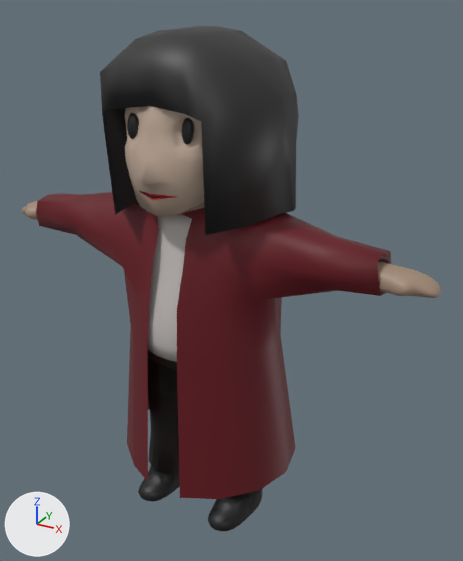
Before and after pictures for a commit that changed the Blender file game/characters/player/models/f/mc girl.blend.
Camera for both pictures: a camera (50 mm lens) standing at (2.05, -3.41, 0.31) and looking at (0.17, 0.0, -1.39). Every picture has the same lights, and +X, +Y and +Z are marked at lower left.

Objects in the first picture: 'body', 'dress', 'hair', 'head'.
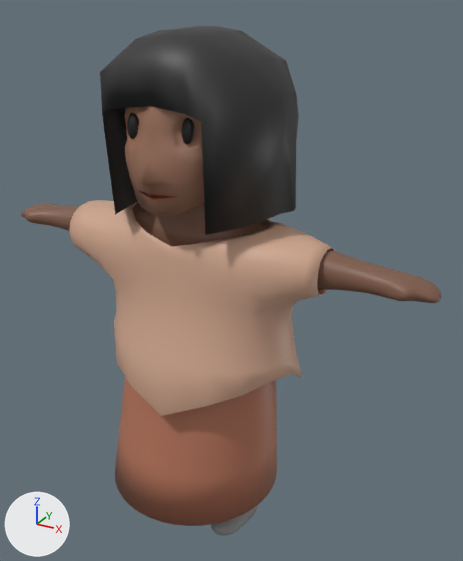
What differs and where, as boxes [x1, y1, x2, y2] in the pictures (463 x 561 px; the box of a moved part takes in the faces that stretch with it):
'dress', deleted (red)
    before: [36, 192, 391, 499]
'Cube', added (beige)
    after: [69, 200, 335, 416]
'Cylinder', added (brown)
    after: [115, 377, 277, 526]
'body', reshaped, moved
    before: [22, 201, 441, 531]
    after: [21, 203, 442, 536]
'head', recoloured (beige to brown)
    both: [125, 106, 204, 216]
part 1 of me_cube_002, moved or reshaped
    before: [138, 211, 262, 531]
    after: [132, 203, 271, 536]
part 2 of me_cube_002, recoloured
    before: [22, 201, 441, 298]
    after: [21, 203, 442, 303]
part 3 of me_cube_002, recoloured (black)
    before: [147, 357, 264, 499]
part 4 of me_cube_002, recoloured
    before: [155, 472, 251, 521]
    after: [212, 512, 248, 526]
part 5 of me_cube_002, recoloured (brown)
    after: [52, 206, 378, 293]

The change, as a list of edits to the scene's bpy script:
```text
Change mat_skintone_002:
    mat_skintone_002.base_color: (0.517, 0.393, 0.308) -> (0.319, 0.155, 0.0972)  # beige #bea897 -> brown #996e58
Add mat_shoes_001:
    mat_shoes_001 = principled_material('shoes.001')
    mat_shoes_001.base_color = (0.274, 0.274, 0.274)  # grey #8f8f8f
Add mat_shirt:
    mat_shirt = principled_material('shirt')
    mat_shirt.base_color = (0.57, 0.388, 0.325)  # beige #c7a79a
Add mat_skintone_001:
    mat_skintone_001 = principled_material('skintone.001')
    mat_skintone_001.base_color = (0.22, 0.109, 0.0688)  # brown #815d4a
Add mat_material_005:
    mat_material_005 = principled_material('Material.005')
    mat_material_005.base_color = (0.65, 0.396, 0.279)  # beige #d3a990
Add mat_material:
    mat_material = principled_material('Material')
    mat_material.base_color = (0.448, 0.169, 0.0997)  # orange #b37259
Change me_cube_002:
    used by ob_body; location = (0.005, -0.11, -0.683); scale = (0.238, 0.238, 0.238)
    remove me_cube_002.from_pydata(...)  # 1632 vertices, 1630 faces; spans x -6.33..6.36, y -1.89..1.93, z -10.54..0.88
    remove me_cube_002.materials.append(mat_material_004)  # light grey #c3bebb
    remove me_cube_002.materials.append(mat_belt)  # black #3b3b3b
    remove me_cube_002.materials.append(mat_belt2)  # brown #4e3929
    remove me_cube_002.materials.append(mat_material_008)  # grey #8b8b8b
    add me_cube_002.from_pydata(...)  # 1581 vertices, 1574 faces; spans x -6.33..6.36, y -1.35..1.46, z -10.5..0.88
    me_cube_002 part 1: 682 vertices moved from x -2.76..2.77, y -1.76..1.93, z -10.54..-0.27 to x -2.73..2.75, y -1.31..1.46, z -10.5..-0.27; 267 vertices removed from x -2.47..2.34, y -1.89..1.91, z -10.53..-0.61; 216 vertices added at x -2.08..2.11, y -1.35..1.4, z -10.47..-0.75
    me_cube_002 part 2: 578 faces spanning x -6.33..6.36, y -1.07..1.23, z -6.57..0.88 switch from mat_material_002 (beige #a58c79) to mat_skintone_001 (brown #815d4a)
    me_cube_002 part 3: 129 faces spanning x -2.04..2.11, y -0.8..1.34, z -9.81..-5.85 switch from mat_pants (black #1d1009) to mat_skintone_001 (brown #815d4a)
    me_cube_002 part 4: 87 faces spanning x -1.37..1.81, y -1.28..0.49, z -10.5..-9.68 switch from mat_shoes (black #141414) to mat_shoes_001 (grey #8f8f8f)
    me_cube_002 part 5: 171 faces spanning x -4.85..4.89, y -1.27..1.42, z -6.02..-0.85 switch from mat_jacket (dark red #61080b) to mat_skintone_001 (brown #815d4a)
    add me_cube_002.materials.append(mat_shirt)  # beige #c7a79a
Add me_cube:
    me_cube.from_pydata(...)  # 302 vertices, 269 faces; spans x -1.49..1.42, y -1.84..2.29, z -1.18..1.03
    me_cube.polygons.foreach_set('use_smooth', [True] * 269)
    me_cube.materials.append(mat_material_005)  # beige #d3a990
Add me_cylinder:
    me_cylinder.from_pydata(...)  # 560 vertices, 560 faces; spans x -0.7..0.68, y -0.62..0.76, z -0.78..1.18
    me_cylinder.polygons.foreach_set('use_smooth', [True] * 560)
    me_cylinder.materials.append(mat_material)  # orange #b37259
Change ob_body:
    ob_body.location: (0.005, -0.11, -0.683) -> (0.013, -0.126, -0.706)
Remove ob_dress:
    ob_dress = bpy.data.objects.new('dress', me_cube_003)
    ob_dress.location = (-0.019, -0.12, -1.449)
    ob_dress.scale = (0.557, 0.557, 0.557)
Add ob_cube:
    ob_cube = bpy.data.objects.new('Cube', me_cube)
    ob_cube.location = (0.025, -0.178, -1.52)
    ob_cube.scale = (0.6, 0.286, 0.6)
    _m = ob_cube.modifiers.new('Solidify', 'SOLIDIFY')
    _m.thickness = -0.01
Add ob_cylinder:
    ob_cylinder = bpy.data.objects.new('Cylinder', me_cylinder)
    ob_cylinder.location = (-0.008, -0.261, -2.425)
    ob_cylinder.scale = (0.864, 0.859, 0.551)
```
